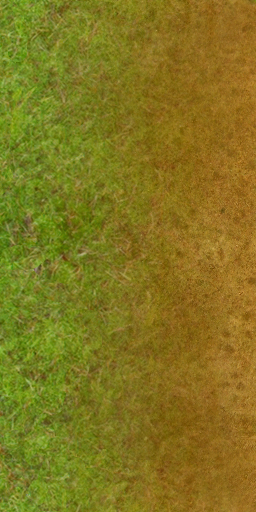
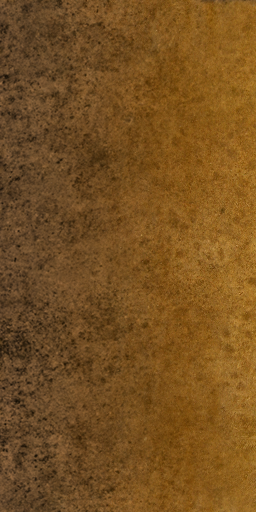
Revision of a layered 256px x 512px image; what changed, layer by layer:
added layer "New Layer#2" above "New Layer#1" over [0, 0, 256, 512]
hid "New Layer#1" over [0, 0, 256, 512]
